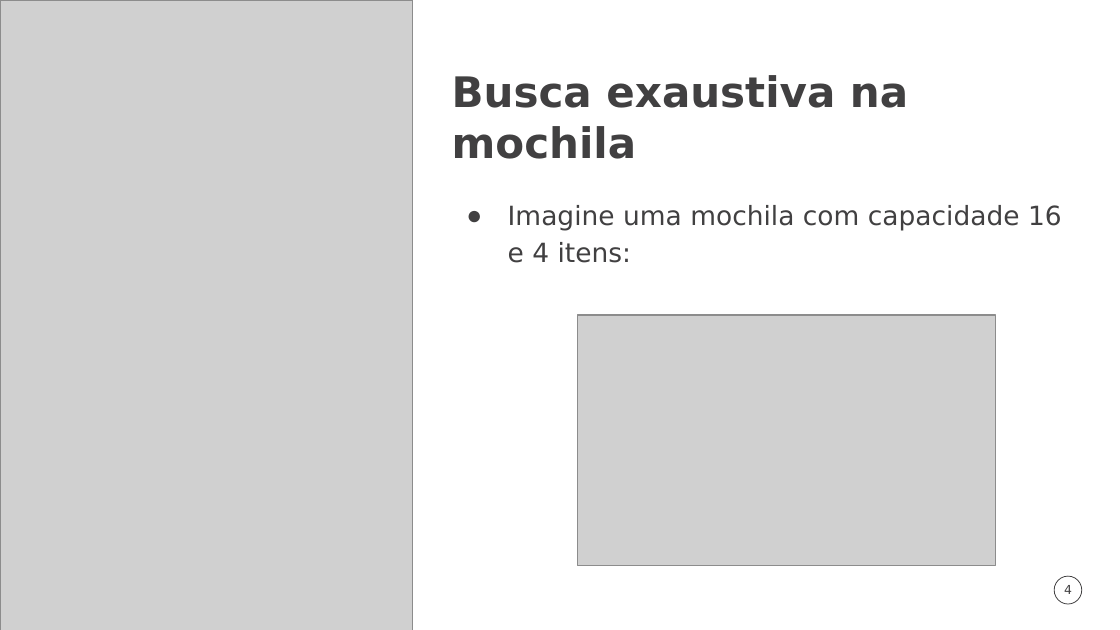
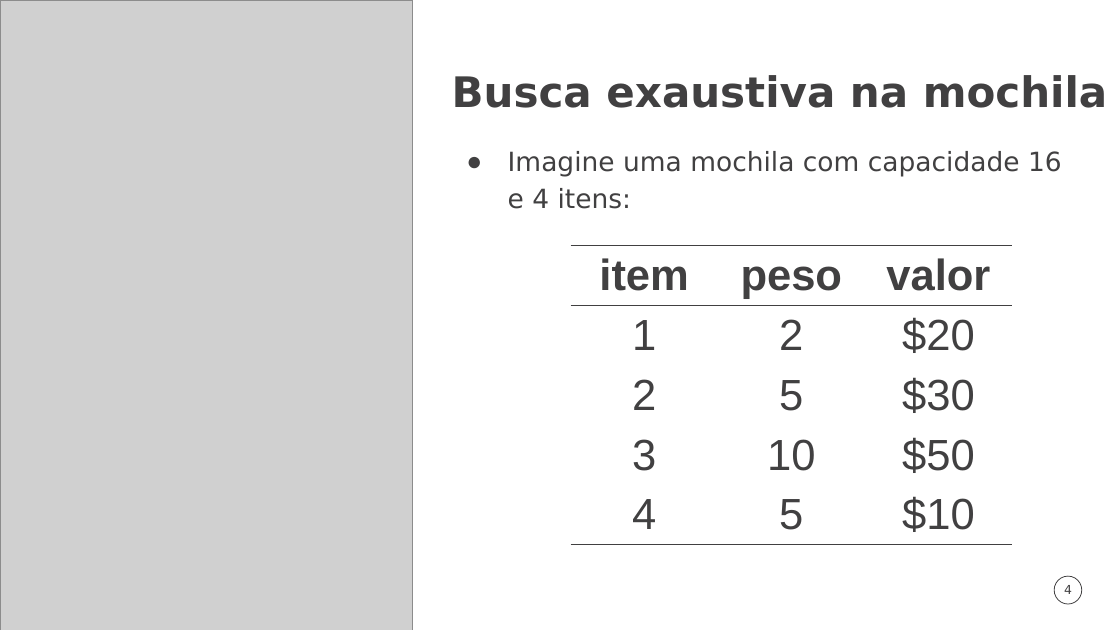
Before and after one commit to lucacm/supercomp, a slide deck: slide 4 of material/aulas/09-busca-global/slides.pptx. Drawn at 1120x630 pixels with LibreOffice and Linux fonts; fonts in the diff are those of the drawing; grey boxes stand for pictures; background and template pictures are left out. Boxes give left, top, right and bottom in pixels: in the first picture for what was removed or moved away, otherwise in the second. Text is boxed around its words. In the diff, an @@ line names an element or a change of style, - is before the commit and + after.

```diff
--- a/material/aulas/09-busca-global/slides.pptx
+++ b/material/aulas/09-busca-global/slides.pptx
@@ title "Busca exaustiva na mochila" rewrapped from bbox=[452, 75, 908, 159] to bbox=[452, 75, 1107, 108] @@
@@ text "Imagine uma mochila com capacidade ...": place and size @@
-text "Imagine uma mochila com capacidade ..." at bbox=[508, 205, 1062, 263]
+text "Imagine uma mochila com capacidade ..." at bbox=[508, 151, 1062, 209]
@@ table added at bbox=[570, 245, 1010, 562], 5 rows, 3 columns @@
+item | peso | valor
+1 | 2 | $20
+2 | 5 | $30
+3 | 10 | $50
+4 | 5 | $10
@@ picture removed at bbox=[578, 315, 997, 566] @@
```
Also in this commit, not shown: 2 other slides changed, 10 other files.
